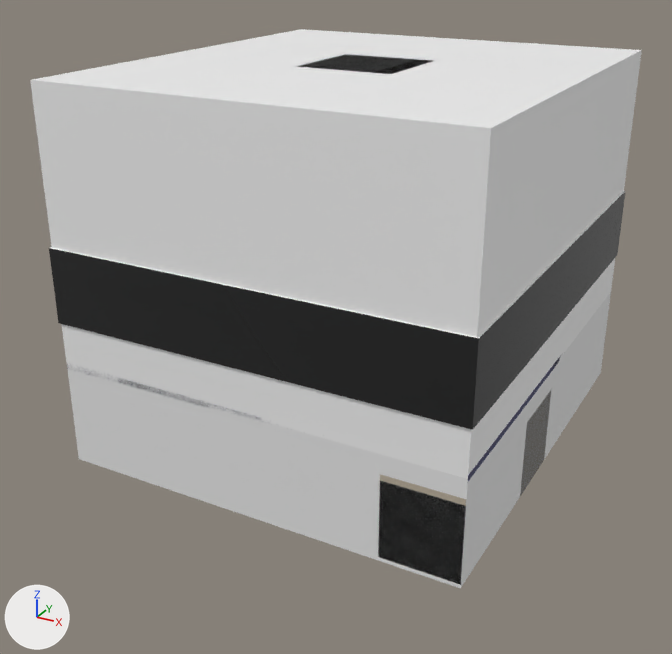
Before and after pictures for a commit that changed the FBX model Assets/Prefabs/Rooms/F2_OfficeRoom.fbx.
Both versions are drawn from a 50 mm camera at (36.49, -45.6, 25.36) aimed at (25.1, -24.89, 15.0). Every picture has the same lights, and +X, +Y and +Z are marked at lower left. The picture after the commit comes second. Where no turn or scale is listed for an object, it has been applied to the vertices.

Objects in the first picture: 'Cabinet10', 'F2_OR_Office' and 4 more.
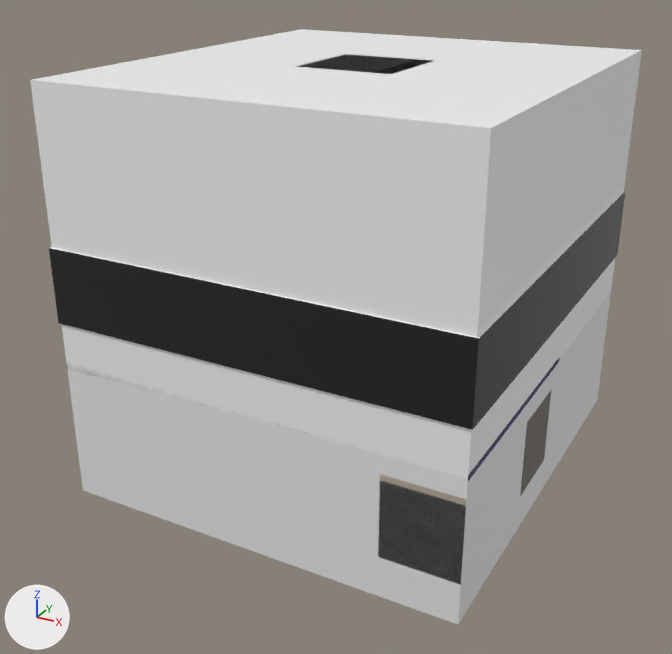
Boxes [x1, y1, x2, y2] around the edits, measured in the pictures (672 x 654 px):
```json
{"object": "F2_OfficeRoom_FloorHitbox1", "change": "added", "after": [79, 373, 601, 624]}
{"object": "Cabinet10", "change": "unchanged, covered by the edit", "before": [378, 481, 465, 584], "after": [378, 483, 465, 584]}
```

The change, as JSON lines over the scene's bpy script:
```json
{"op": "add", "block": "me_cube_309", "code": ["me_cube_309 = bpy.data.meshes.new('Cube.309')", "me_cube_309.from_pydata(...)  # a box spanning x -10.0..1.0, y -30.0..-18.0, z 0.0..1.0"]}
{"op": "add", "block": "ob_f2_officeroom_floorhitbox1", "code": ["ob_f2_officeroom_floorhitbox1 = bpy.data.objects.new('F2_OfficeRoom_FloorHitbox1', me_cube_309)", "ob_f2_officeroom_floorhitbox1.location = (30.0, 0.0, 11.0)"]}
```
